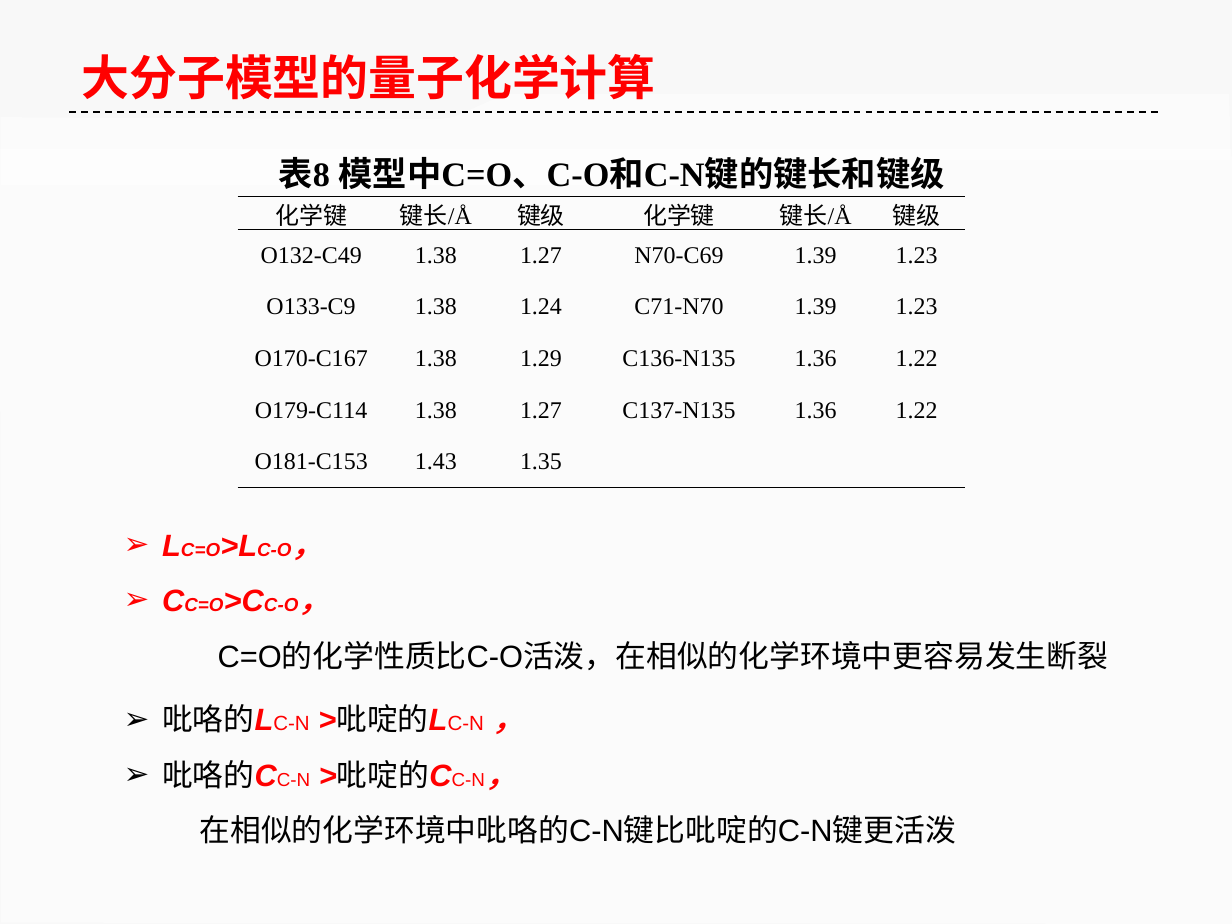
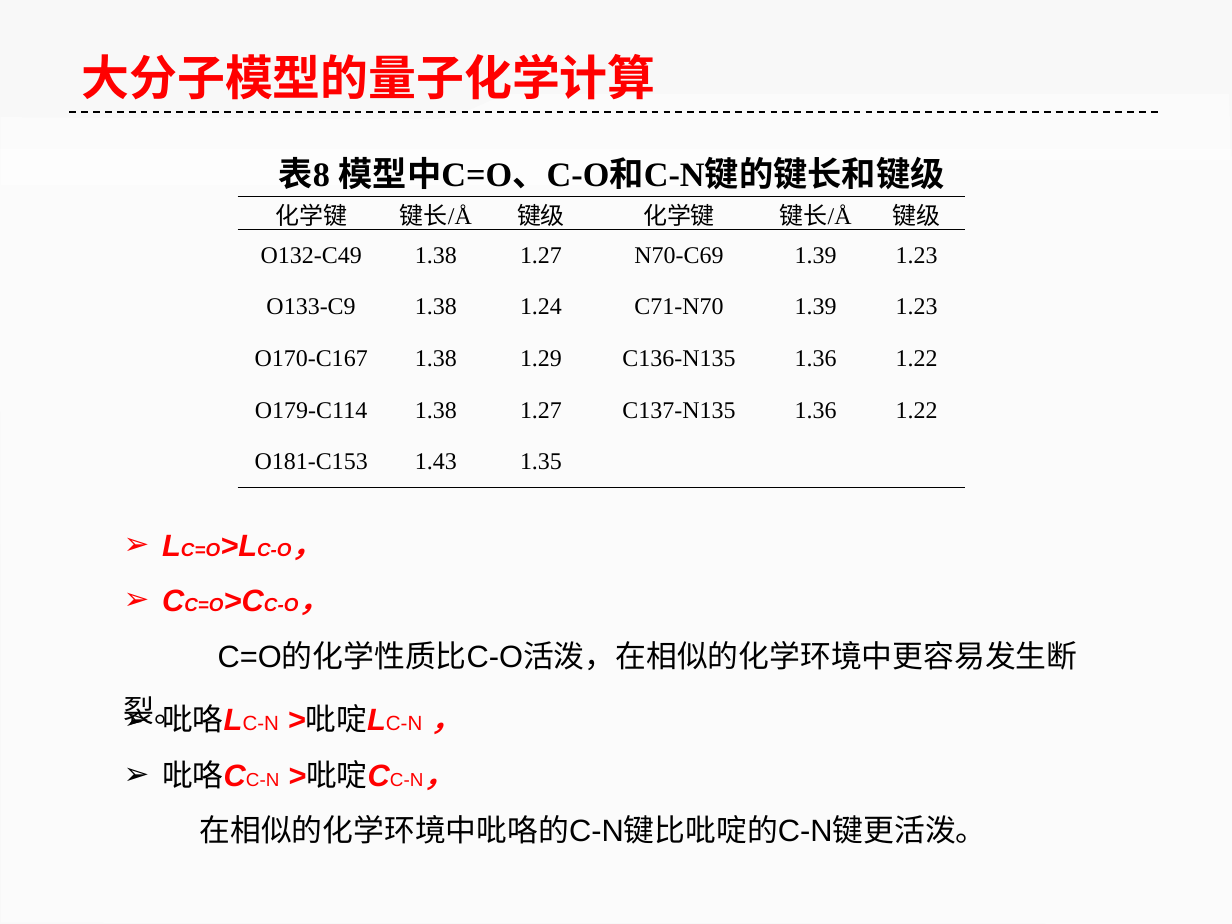
Before and after one commit to ilvcr/GraduationProject, a slide deck: slide 24 of ppt/yoghourtppt.pptx. Drawn at 1232x924 pixels with LibreOffice and Linux fonts; fonts in the diff are those of the drawing. Boxes give left, top, right and bottom in pixels: in the first picture for what was removed or moved away, otherwise in the second. Text is boxed around its words. In the diff, an @@ line names an element or a change of style, - is before the commit and + after.

```diff
--- a/ppt/yoghourtppt.pptx
+++ b/ppt/yoghourtppt.pptx
@@ text at box(124, 642, 1078, 731): text changed @@
-C=O的化学性质比C-O活泼，在相似的化学环境中更容易发生断裂
+C=O的化学性质比C-O活泼，在相似的化学环境中更容易发生断裂。
@@ text at box(162, 704, 986, 844): text changed @@
-➢ 吡咯的LC-N >吡啶的LC-N ，
-➢ 吡咯的CC-N >吡啶的CC-N，
-在相似的化学环境中吡咯的C-N键比吡啶的C-N键更活泼
+➢ 吡咯LC-N >吡啶LC-N ，
+➢ 吡咯CC-N >吡啶CC-N，
+在相似的化学环境中吡咯的C-N键比吡啶的C-N键更活泼。
```
Also in this commit, not shown: 6 other slides changed.
